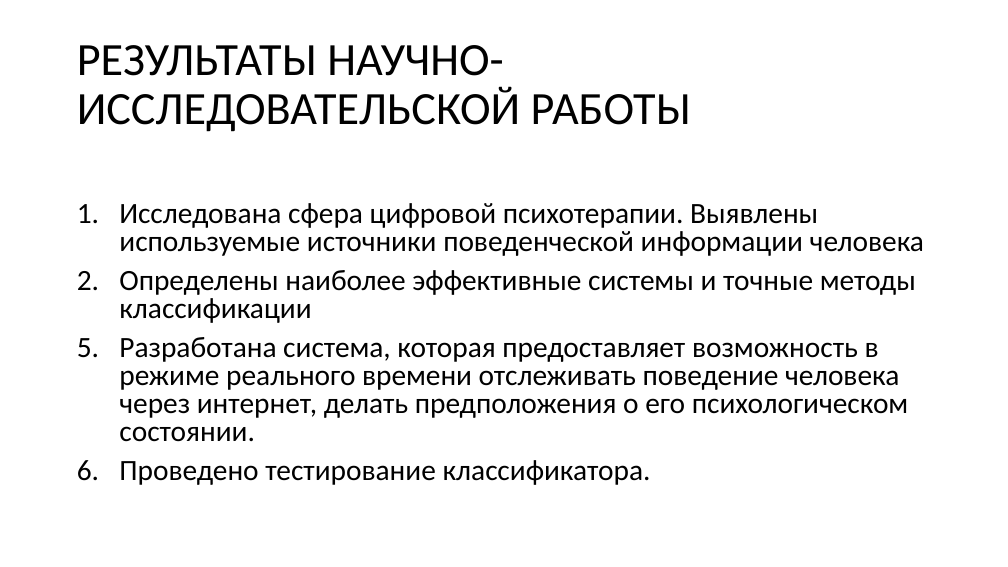
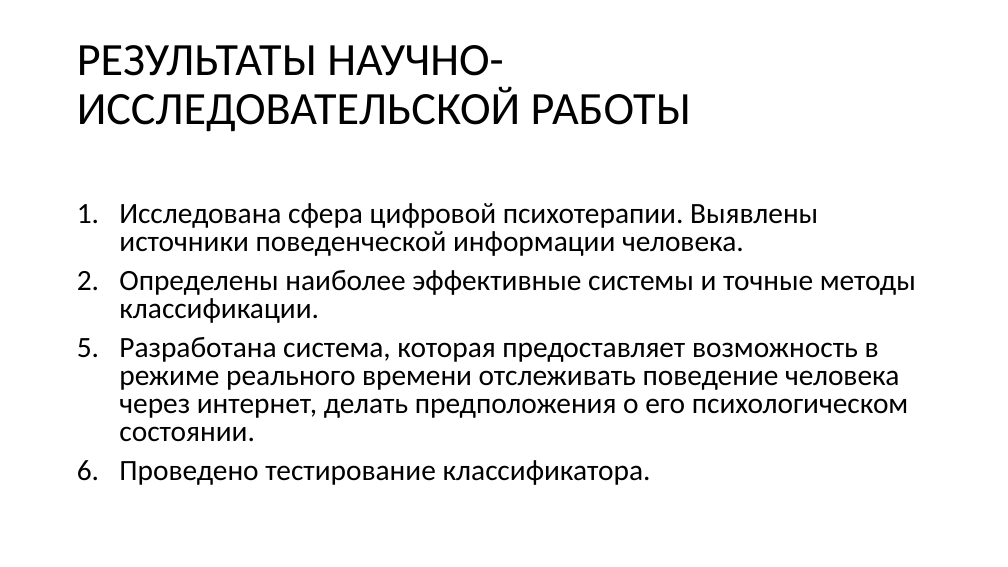
Before and after one commit to Wideweb/-digital-psychology-docs, a slide deck: slide 10 of Алькевич А.С/Презентация.pptx. Drawn at 1008x567 pixels with LibreOffice and Linux fonts; fonts in the diff are those of the drawing. Boxes give left, top, right and bottom in pixels: in the first picture for what was removed or moved away, otherwise in the second. Text is boxed around its words. In the diff, an @@ line names an element or a change of style, - is before the commit and + after.

```diff
--- a/Алькевич А.С/Презентация.pptx
+++ b/Алькевич А.С/Презентация.pptx
@@ text at (119, 203, 916, 323): text changed @@
-1. Исследована сфера цифровой психотерапии. Выявлены используемые источники поведенческой информации человека
-2. Определены наиболее эффективные системы и точные методы классификации
+1. Исследована сфера цифровой психотерапии. Выявлены источники поведенческой информации человека.
+2. Определены наиболее эффективные системы и точные методы классификации.
```
Also in this commit, not shown: 2 other slides changed, 6 slides removed, 7 other files.
